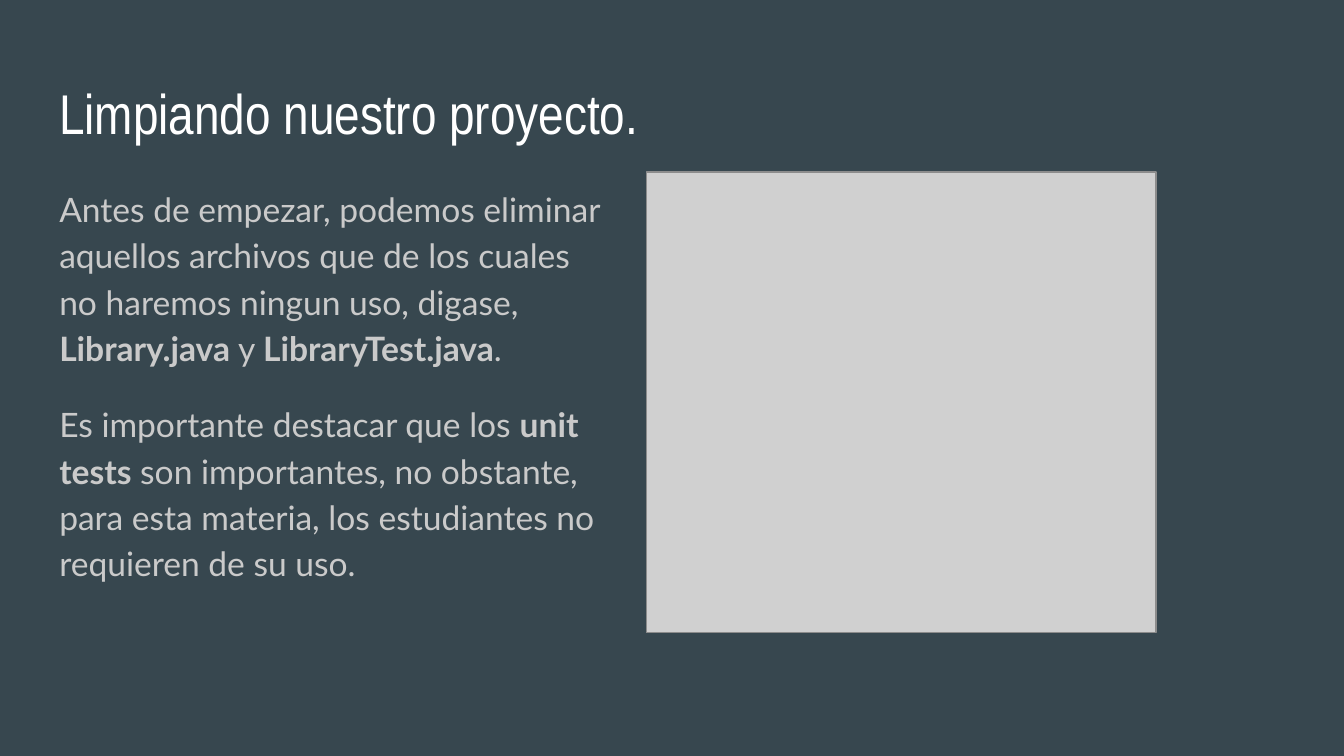
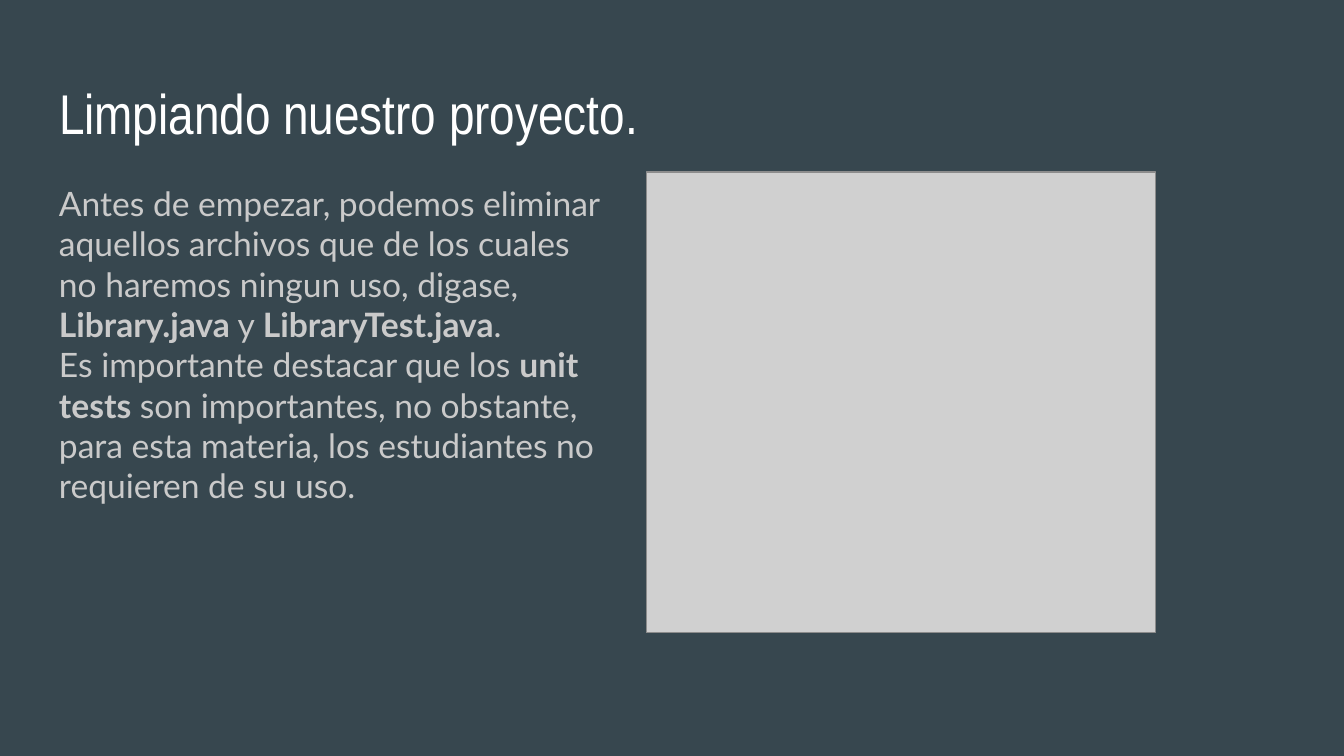
Before and after one commit to lrojas94/TPW-065-T-001-Verano-2018, a slide deck: slide 9 of Clases/Clase #3 - Proyectos en Eclipse con Java Spark.pptx. Drawn at 1344x756 pixels with LibreOffice and Linux fonts; fonts in the diff are those of the drawing; grey boxes stand for pictures. Boxes give left, top, right and bottom in pixels: in the first picture for what was removed or moved away, otherwise in the second. Text is boxed around its words. In the diff, an @@ line names an element or a change of style, - is before the commit and + after.

```diff
--- a/Clases/Clase #3 - Proyectos en Eclipse con Java Spark.pptx
+++ b/Clases/Clase #3 - Proyectos en Eclipse con Java Spark.pptx
@@ text "Antes de empezar, podemos eliminar ..." at (x1=59, y1=191, x2=600, y2=504): line spacing 1.15 to 1; less space between paragraphs @@
```
Also in this commit, not shown: 19 other slides changed, 2 other files.
